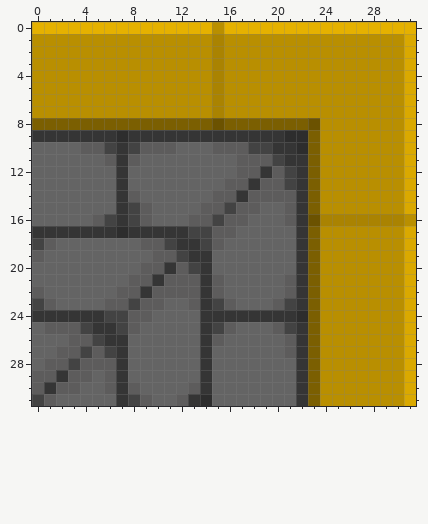
Pixel-art sprite, stored at view/resources/brick-walls06.png. The picture above is the old version.
The file is 32x32 pixels.
After the commit:
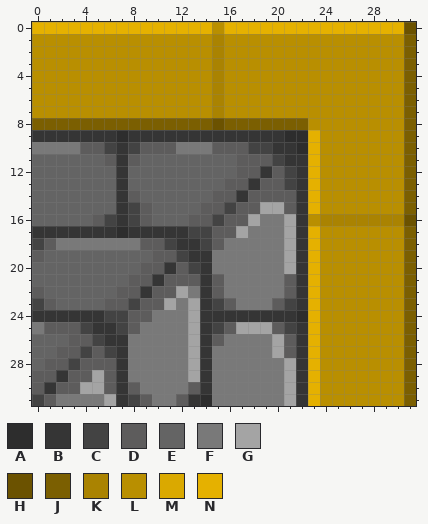
Palette (. is transparent): A #2d2d2d  B #353535  C #434343  D #5d5c5c  E #646464  F #797979  G #a4a4a4  H #6b5200  J #7b5f01  K #aa8301  L #b98f00  M #daa900  N #e5b100
Changes in this commit:
Changed rows in their new state; - is an unchanged pixel.
first column x 0:
 0 -------------------------------H
 1 -------------------------------J
 2 -------------------------------J
 3 -------------------------------J
 4 -------------------------------J
 5 -------------------------------J
 6 -------------------------------J
 7 -------------------------------J
 8 -----------------------L-------J
 9 -----------------------N-------J
10 FFFF--------FFF--------N-------J
11 -----------------------N-------J
12 -----------------------N-------J
13 -----------------------N-------J
14 -----------------------N-------J
15 -------------------GG--N-------J
16 ------------------GFFG-L-------H
17 -----------------GFFFG-N-------J
18 --FFFFFFF-------FFFFFG-N-------J
19 ---------------FFFFFFG-N-------J
20 ---------------FFFFFFG-N-------J
21 ----------------FFFFF--N-------J
22 ------------GF--FFFFF--N-------J
23 -----------GFG---FFF---N-------J
24 ----------FFFG---------N-------J
25 F--------FFFFG---GGG---N-------J
26 --------FFFFFG--FFFFG--N-------J
27 --------FFFFFG-FFFFFG--N-------J
28 --------FFFFFG-FFFFFFG-N-------J
29 -----G--FFFFFG-FFFFFFG-N-------J
30 ----GG---FFFF--FFFFFFG-N-------J
31 --FFFFG---FF---FFFFFFG-N-------J
Where, in picture pixels (left, top, right, bottom), the same in both pictures:
changed: (404, 22, 416, 406)
changed: (32, 118, 320, 406)
